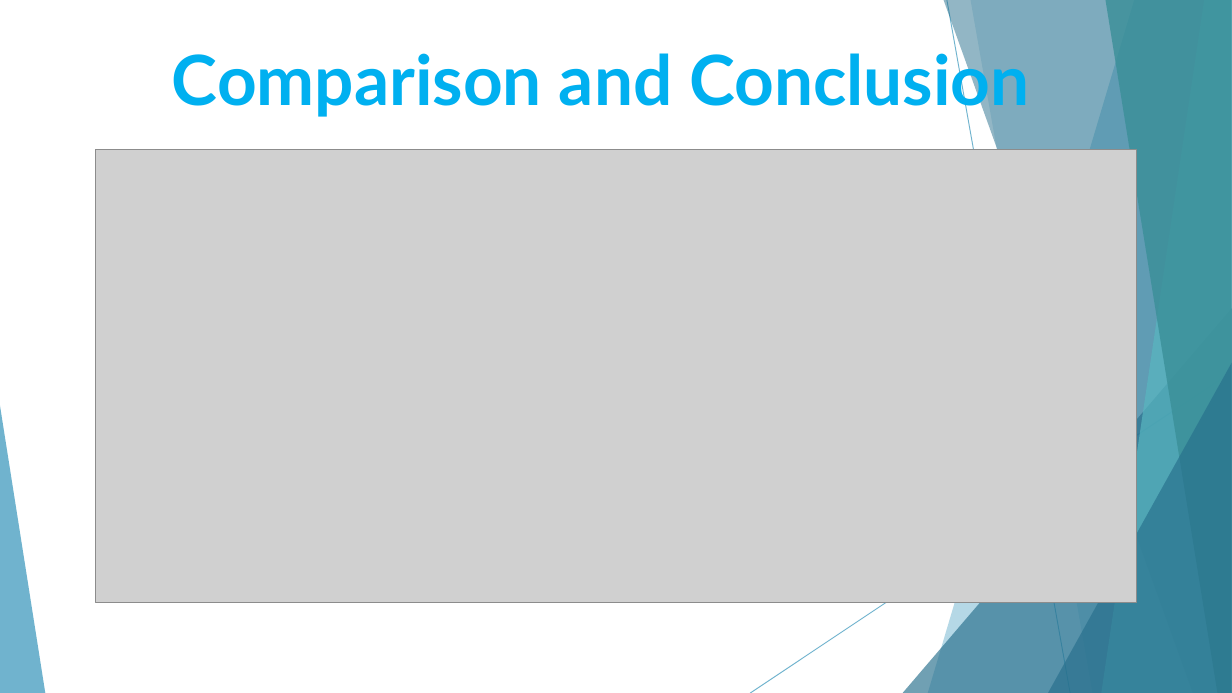
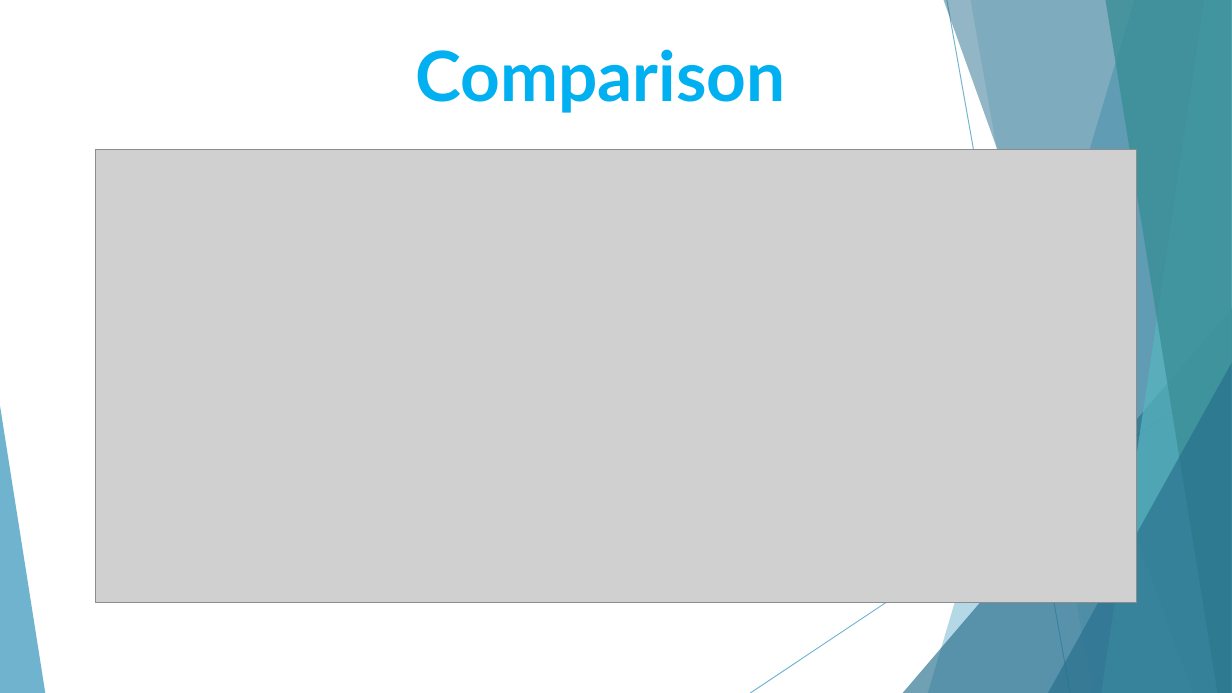
Before and after one commit to Ninjabippo1205/Biometrics, a slide deck: slide 8 of Presentation.pptx (slide 9 before the commit). Drawn at 1232x693 pixels with LibreOffice and Linux fonts; fonts in the diff are those of the drawing; grey boxes stand for pictures. Boxes give left, top, right and bottom in pixels: in the first picture for what was removed or moved away, otherwise in the second. Text is boxed around its words. In the diff, an @@ line names an element or a change of style, - is before the commit and + after.

Commit message:
powerpoint corretto

```diff
--- a/Presentation.pptx
+++ b/Presentation.pptx
@@ text at <box>415,49,785,113</box>: text changed @@
-Comparison and Conclusion
+Comparison
```
Also in this commit, not shown: 1 other file.
